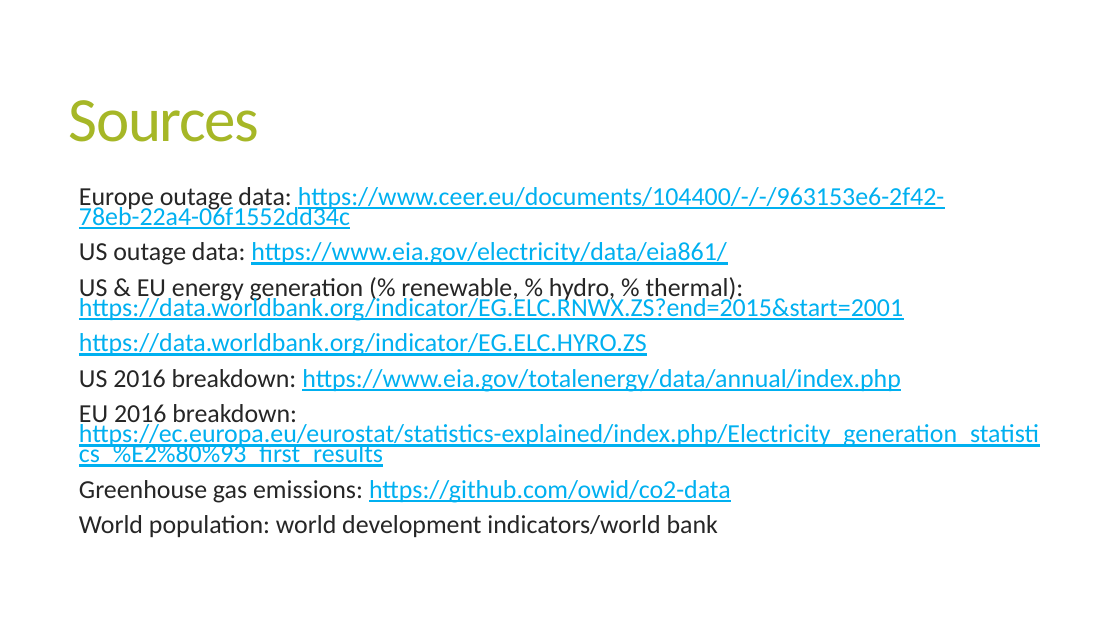
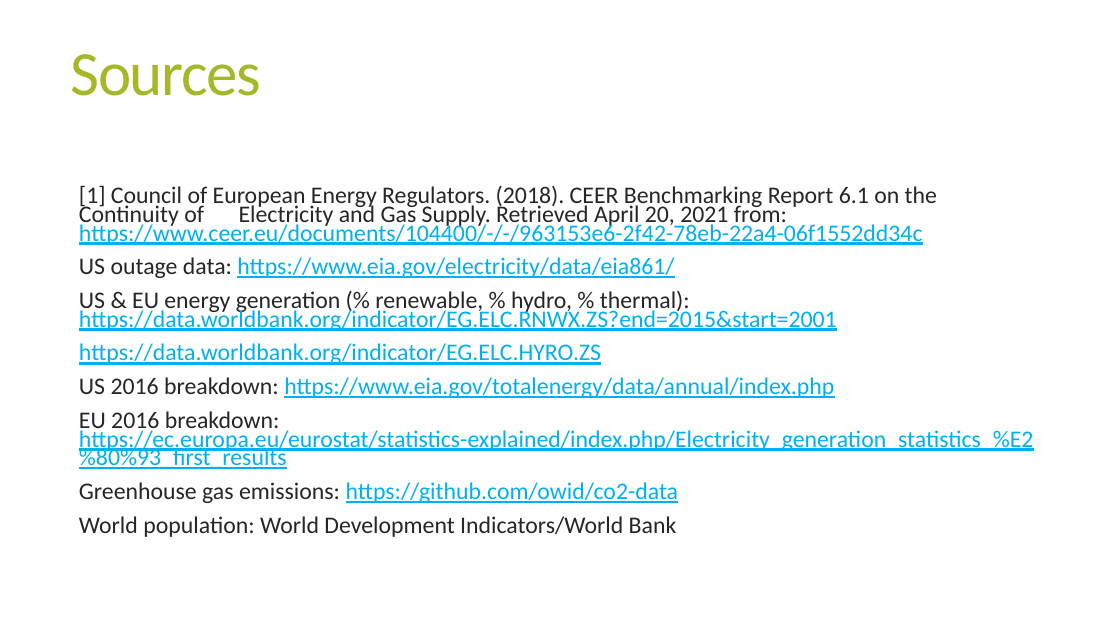
Before and after one commit to megball/DS6390-project, a slide deck: slide 8 of docs/MeganBall_Energy_DataStory_DS6390.pptx (slide 9 before the commit). Drawn at 1120x630 pixels with LibreOffice and Linux fonts; fonts in the diff are those of the drawing. Boxes give left, top, right and bottom in pixels: in the first picture for what was removed or moved away, otherwise in the second. Text is boxed around its words. In the diff, an @@ line names an element or a change of style, - is before the commit and + after.

```diff
--- a/docs/MeganBall_Energy_DataStory_DS6390.pptx
+++ b/docs/MeganBall_Energy_DataStory_DS6390.pptx
@@ title "Sources": place and size @@
-title "Sources" at box(69, 100, 260, 142)
+title "Sources" at box(71, 54, 262, 96)
@@ text at box(79, 185, 937, 245): text changed; size 22.2 to 20.4 pt; text colour #00B0F0 to #262626 @@
-  Europe outage data: https://www.ceer.eu/documents/104400/-/-/963153e6-2f42-78eb-22a4-06f1552dd34c
+  [1] Council of European Energy Regulators. (2018). CEER Benchmarking Report 6.1 on the Continuity of Electricity and Gas Supply. Retrieved April 20, 2021 from: https://www.ceer.eu/documents/104400/-/-/963153e6-2f42-78eb-22a4-06f1552dd34c
@@ text at box(79, 257, 1034, 503): size 22.2 to 20.4 pt in "US outage data: https://www.eia.gov/electricity/data/eia861/", "US & EU energy generation (% renewable, ...", "https://data.worldbank.org/indicator/EG.ELC.HYRO.ZS", "US 2016 breakdown: https://www.eia.gov/totalenergy/data/annu ..." and 2 more places @@
@@ text at box(79, 516, 677, 537): text changed; size 22.2 to 20.4 pt @@
-  World population: world development indicators/world bank
+  World population: World Development Indicators/World Bank
```
Also in this commit, not shown: 2 other slides changed, 4 slides added, 5 slides removed, 21 other files.
